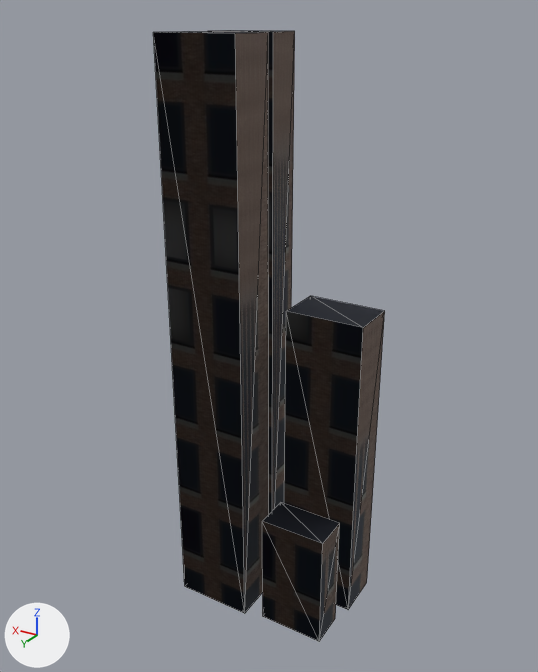
Renders of the glTF model assets/models/city_block_12345_6_24.glb from each side of a commit.
Rendered twice from a camera (50 mm lens) standing at (-8.12, 13.92, 14.3) and looking at (0.24, -0.02, 7.33). Every picture has the same lights, and +X, +Y and +Z are marked at lower left. The picture after the commit comes second. Mesh edges are drawn as thin lines. Vertices at exactly the same position are counted once.

The first picture shows 'block_24'.
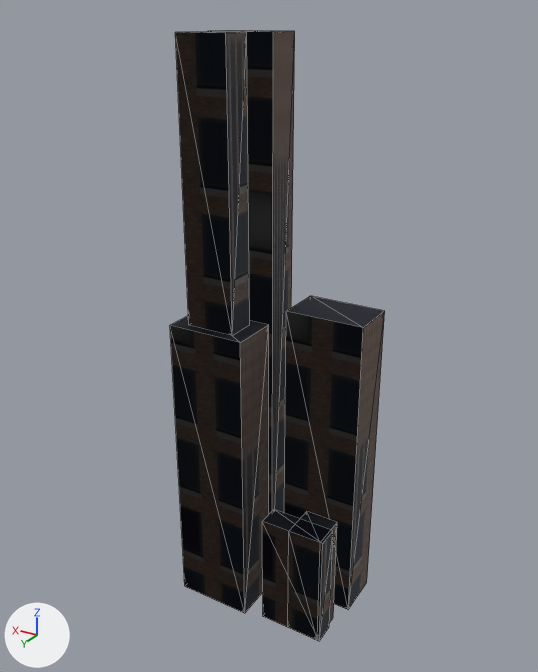
Pixel boxes (x1, y1, x2, y2) of what changed, in the pictures (538 x 672 px; the box of a moved part takes in the faces that stretch with it):
```json
{"object": "block_24", "change": "reshaped", "before": [153, 30, 385, 641], "after": [170, 30, 385, 641], "on screen": "7% narrower"}
{"part": 1, "of": "me_block_24", "change": "added", "after": [288, 512, 337, 640]}
{"part": 2, "of": "me_block_24", "change": "added", "after": [175, 32, 250, 336]}
{"part": 3, "of": "me_block_24", "change": "moved or reshaped", "before": [153, 31, 339, 613], "after": [170, 316, 333, 613]}
{"part": 4, "of": "me_block_24", "change": "surface changed", "before": [320, 523, 340, 629], "after": [320, 532, 333, 629]}
```

Edits to the scene script, one JSON object a line:
```json
{"block": "me_block_24", "where": "# used by ob_block_24; location = (0.0, 0.0, 0.0)"}
{"op": "remove", "block": "me_block_24", "code": "me_block_24.from_pydata(...)  # 32 vertices, 48 faces; spans x -2.1..2.1, y -1.35..1.35, z 0.0..14.0"}
{"op": "add", "block": "me_block_24", "code": "me_block_24.from_pydata(...)  # 48 vertices, 72 faces; spans x -2.1..2.1, y -1.35..1.35, z 0.0..14.0"}
{"block": "me_block_24", "change": "me_block_24 part 1: a new loose piece, a box spanning x -1.89..-1.04, y 0.3..1.2, z 0.0..3.0, in mat_tier1 (picture img_image_0)"}
{"block": "me_block_24", "change": "me_block_24 part 2: a new loose piece, a box spanning x 0.52..1.73, y 0.38..1.12, z 7.7..14.0, in mat_tier1_002 (picture img_image_0)"}
{"block": "me_block_24", "change": "me_block_24 part 3"}
{"block": "me_block_24", "change": "4 vertices are removed from x 0.15..2.1, y 0.15..1.35, z 14.0"}
{"block": "me_block_24", "change": "10 faces are deleted"}
{"block": "me_block_24", "change": "4 vertices in x -1.95..-0.3, y 0.3, z 0.0..3.0 move by (0.0, 0.34, 0.0)"}
{"block": "me_block_24", "change": "4 vertices are added at (0.15, 1.35, 7.7), (0.15, 0.15, 7.7), (2.1, 0.15, 7.7), (2.1, 1.35, 7.7)"}
{"block": "me_block_24", "change": "10 new faces join them, mat_tier1_002 (picture img_image_0)"}
{"block": "me_block_24", "change": "me_block_24 part 4: 3 kept faces spanning x -1.95..-0.3, y 0.64..1.2, z 0.0..3.0 get new texture (UV) coordinates"}
```
